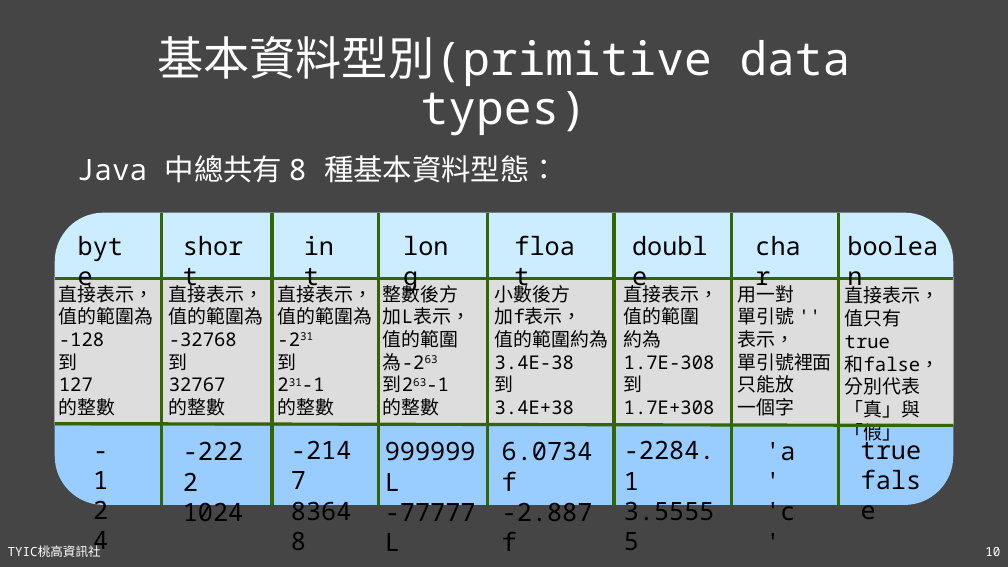
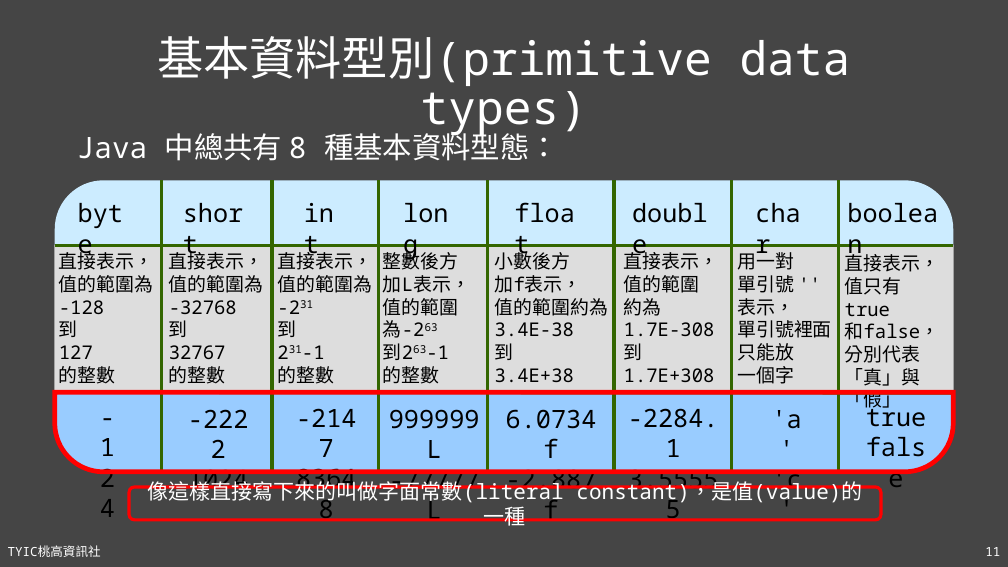
Before and after one commit to TYSHIC/slides, a slide deck: slide 11 of powerpoint/04_初探Java.pptx (slide 10 before the commit). Drawn at 1008x567 pixels with LibreOffice and Linux fonts; fonts in the diff are those of the drawing. Boxes give left, top, right and bottom in pixels: in the first picture for what was removed or moved away, otherwise in the second. Text is boxed around its words. In the diff, an @@ line names an element or a change of style, - is before the commit and + after.

```diff
--- a/powerpoint/04_初探Java.pptx
+++ b/powerpoint/04_初探Java.pptx
@@ text "Java 中總共有 8 種基本資料型態：" rewrapped from <box>77,155,559,183</box> to <box>77,128,559,161</box> @@
@@ 21 texts, 9 lines, 1 freeform shape: place and size @@
-21 texts, 9 lines, 1 freeform shape at <box>54,212,954,521</box>
+21 texts, 9 lines, 1 freeform shape at <box>54,181,954,495</box>
@@ 3 texts, 1 freeform shape, 1 rectangle: place and size @@
-3 texts, 1 freeform shape, 1 rectangle at <box>54,278,954,520</box>
+3 texts, 1 freeform shape, 1 rectangle at <box>54,245,954,495</box>
@@ freeform shape added at <box>54,392,954,472</box>, outline #FF0000 4.5 pt @@
@@ alignment left to centre in 8 elements at <box>188,465,249,495</box>, <box>506,409,597,495</box>, <box>866,403,927,427</box>, <box>100,438,115,456</box>, <box>284,399,369,467</box>, <box>377,400,491,469</box>, <box>628,408,719,494</box>, <box>772,410,802,495</box> @@
@@ rounded rectangle added at <box>129,487,882,520</box>, outline #FF0000 3 pt, 20 pt, text #FFFFFF @@
+像這樣直接寫下來的叫做字面常數(literal constant)，是值(value)的一種
@@ page number at <box>985,547,1000,556</box>: text changed @@
-10
+11
```
Also in this commit, not shown: 10 other slides changed, 14 slides added, 5 other files.
